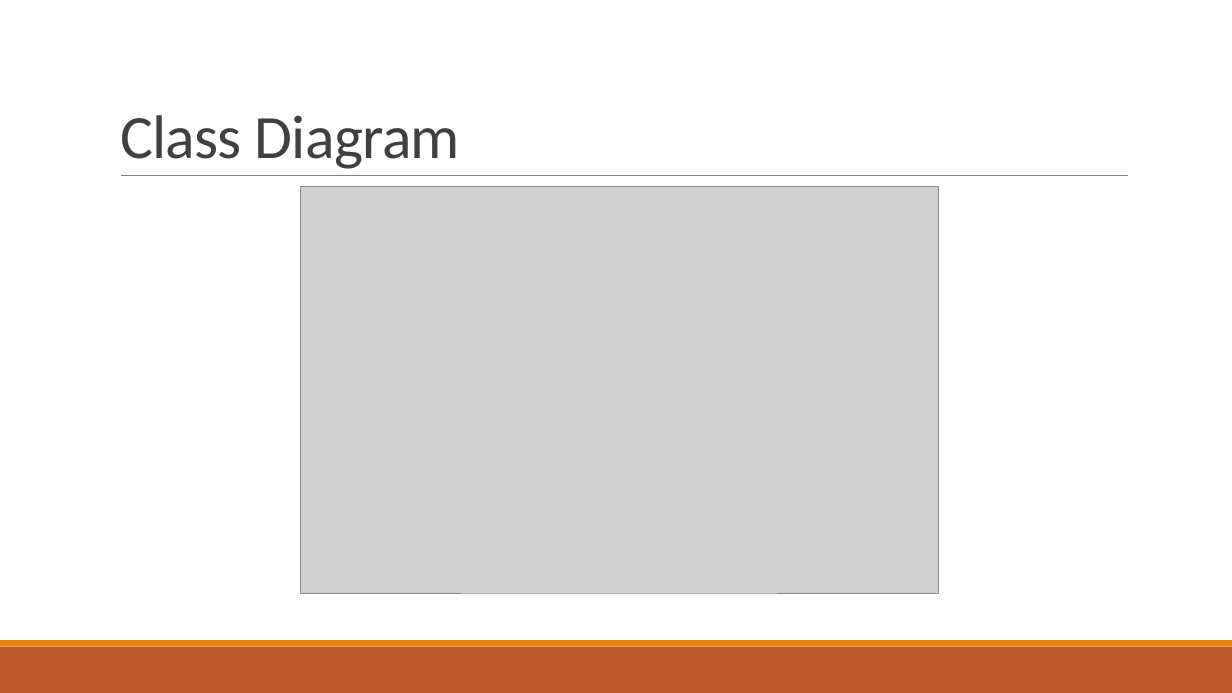
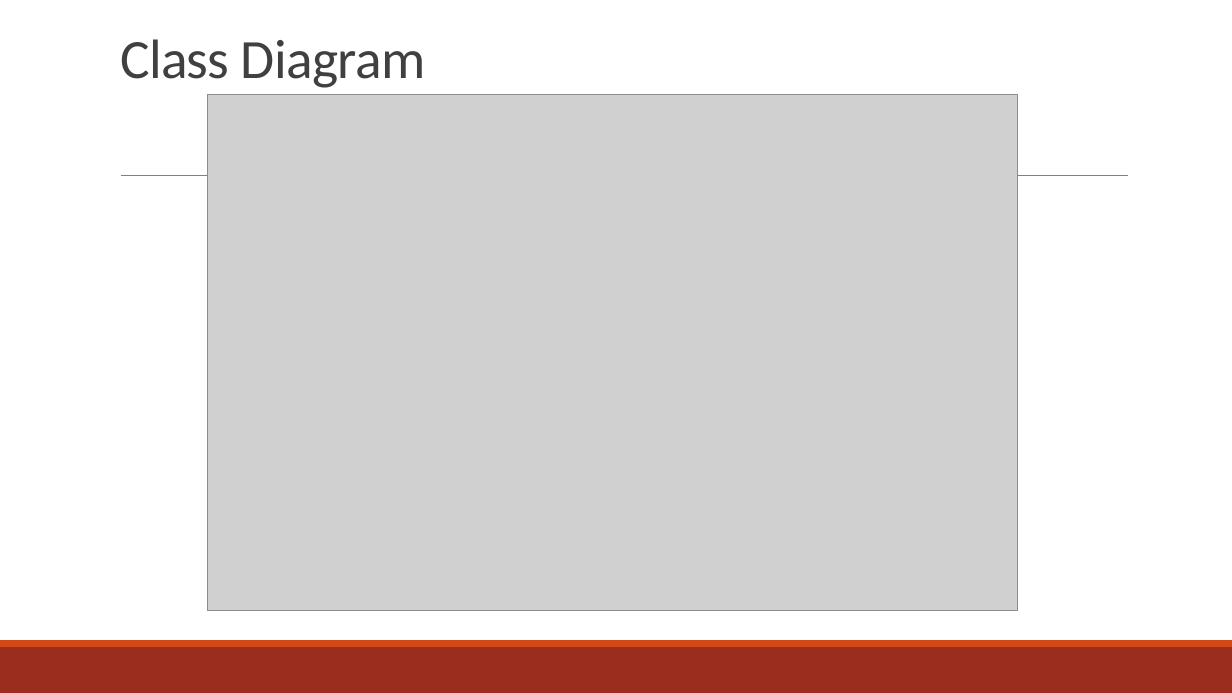
Before and after one commit to amgabriel45/CS495ClubStuff, a slide deck: slide 3 of Crimson Clubs (Design).pptx. Drawn at 1232x693 pixels with LibreOffice and Linux fonts; fonts in the diff are those of the drawing; grey boxes stand for pictures. Boxes give left, top, right and bottom in pixels: in the first picture for what was removed or moved away, otherwise in the second. Text is boxed around its words. In the diff, an @@ line names an element or a change of style, - is before the commit and + after.

Commit message:
Design Changes
Changed the color and made everything bigger so it should be able to be seen better during the presentation.

```diff
--- a/Crimson Clubs (Design).pptx
+++ b/Crimson Clubs (Design).pptx
@@ title "Class Diagram" at <box>120,39,426,88</box>: size 48 to 43.2 pt @@
@@ picture: place and size @@
-picture at <box>300,187,939,593</box>
+picture at <box>208,94,1018,610</box>
@@ rectangle at <box>0,647,1232,693</box>: fill #BD582C to #9B2D1F @@
@@ rectangle at <box>0,640,1232,647</box>: fill #E48312 to #D34817 @@
```
Also in this commit, not shown: 11 other slides changed.
